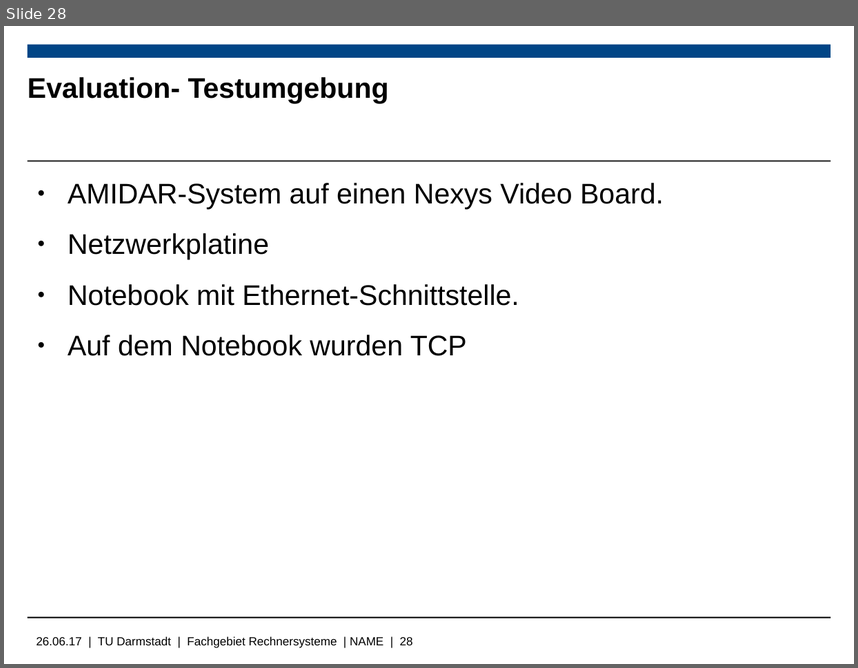
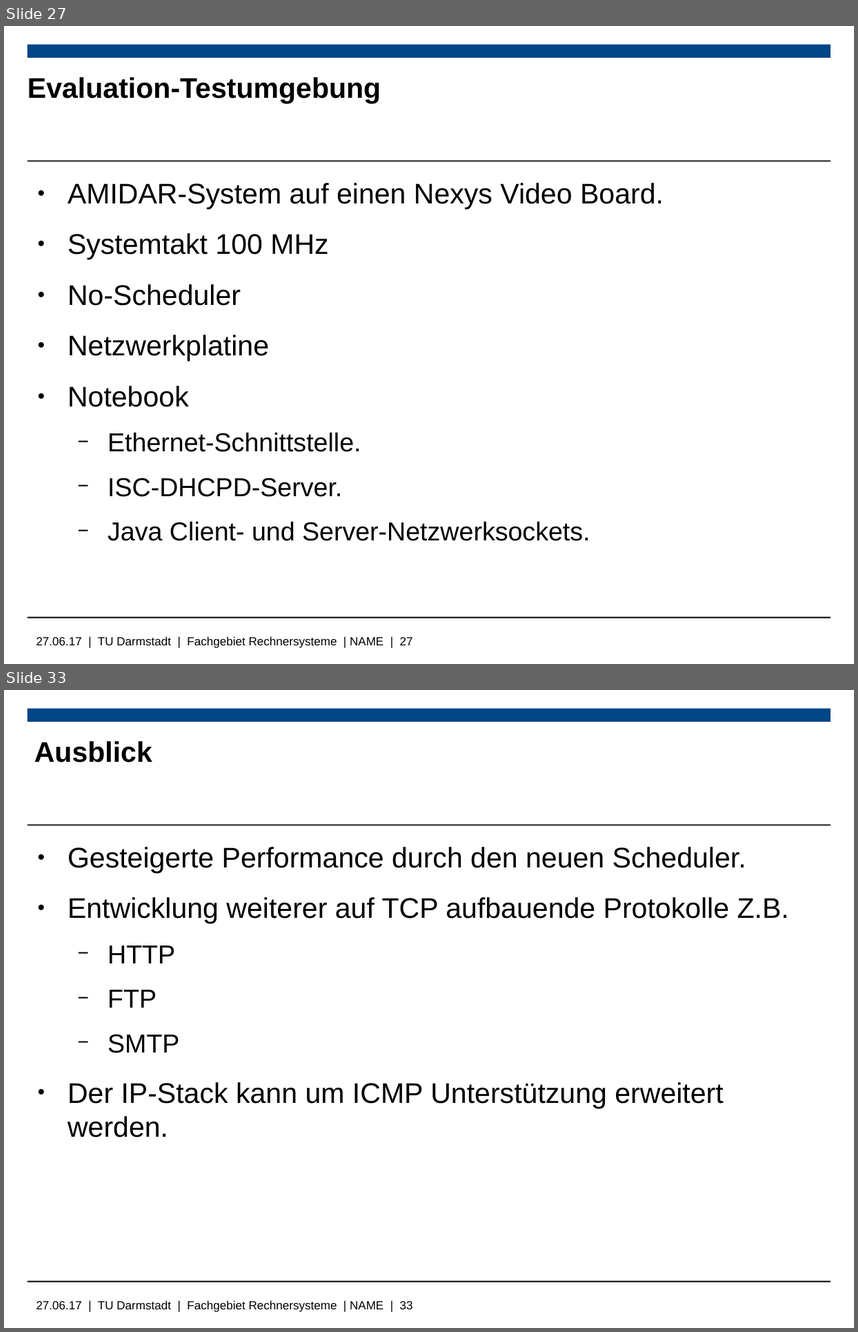
Before and after one commit to Wiero/Bachelorarbeit, a slide deck: Bachelorpräsenation.odp. Shown one above the other, each under a label of ours: slide 28 before the commit, slides 27 and 33 after it; the slides between them are not shown. The pictures are 858x668 and 858x1332 pixels, drawn with LibreOffice and Linux fonts; fonts in the diff are those of the drawing; background and template pictures are left out. Boxes give left, top, right and bottom in pixels: in the first picture for what was removed or moved away, otherwise in the second. Text is boxed around its words. In the diff, an @@ line names an element or a change of style, - is before the commit and + after.

```diff
--- a/Bachelorpräsenation.odp
+++ b/Bachelorpräsenation.odp
@@ slide 33 added at (x1=4, y1=690, x2=854, y2=1328), background #FFFFFF; not listed: 4 template elements that a slide beside it also shows @@
@@ title added at (x1=34, y1=741, x2=152, y2=762), 24 pt, text #000000, bold @@
+Ausblick
@@ text added at (x1=67, y1=847, x2=789, y2=1137), 24 pt, text #000000 @@
+● Gesteigerte Performance durch den neuen Scheduler.
+● Entwicklung weiterer auf TCP aufbauende Protokolle Z.B.
+  − HTTP
+  − FTP
+  − SMTP
+● Der IP-Stack kann um ICMP Unterstützung erweitert werden.
@@ what was slide 28 is now slide 27 @@
@@ slide 27 changed as well @@
@@ title at (x1=27, y1=77, x2=381, y2=104): spaces changed @@
-Evaluation- Testumgebung
+Evaluation-Testumgebung
@@ text at (x1=67, y1=233, x2=328, y2=305): paragraphs added @@
+● Systemtakt 100 MHz
+● No-Scheduler
@@ text at (x1=67, y1=385, x2=590, y2=541): text changed; size 24 to 22 pt @@
-● Notebook mit Ethernet-Schnittstelle.
-● Auf dem Notebook wurden TCP
+● Notebook
+  − Ethernet-Schnittstelle.
+  − ISC-DHCPD-Server.
+  − Java Client- und Server-Netzwerksockets.
@@ text at (x1=36, y1=636, x2=413, y2=648): text changed @@
-26.06.17 | TU Darmstadt | Fachgebiet Rechnersysteme | NAME | 28
+27.06.17 | TU Darmstadt | Fachgebiet Rechnersysteme | NAME | 27
```
Also in this commit, not shown: 7 other slides changed, 7 other slides added, 3 slides removed, 6 other files.
